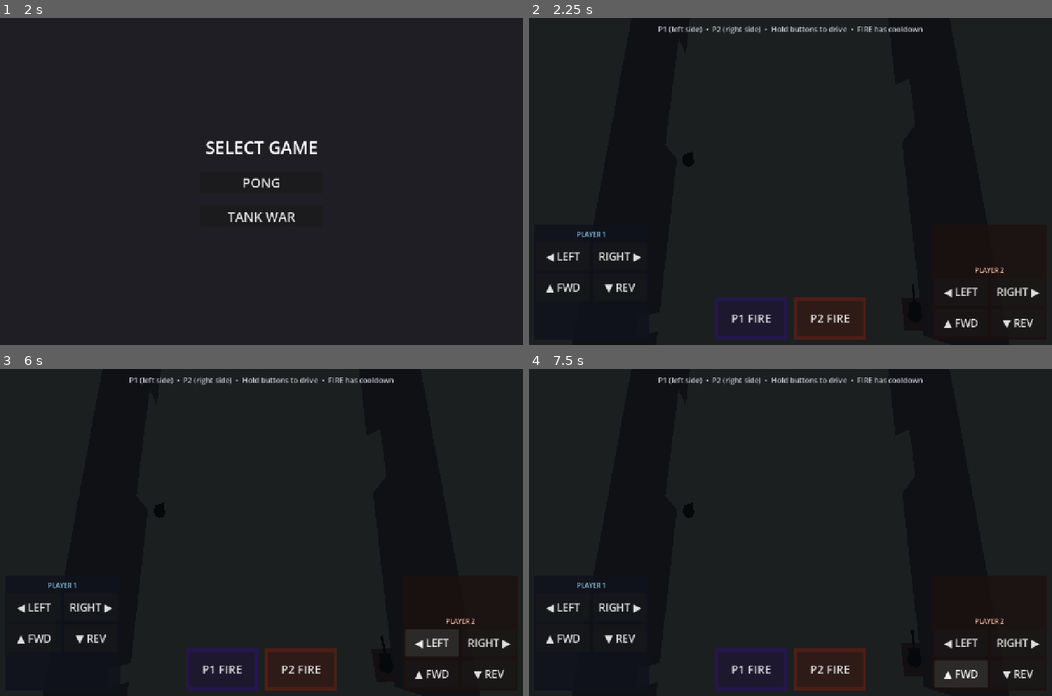
Above: before the commit, frames 1-4 (two rows, left to right).
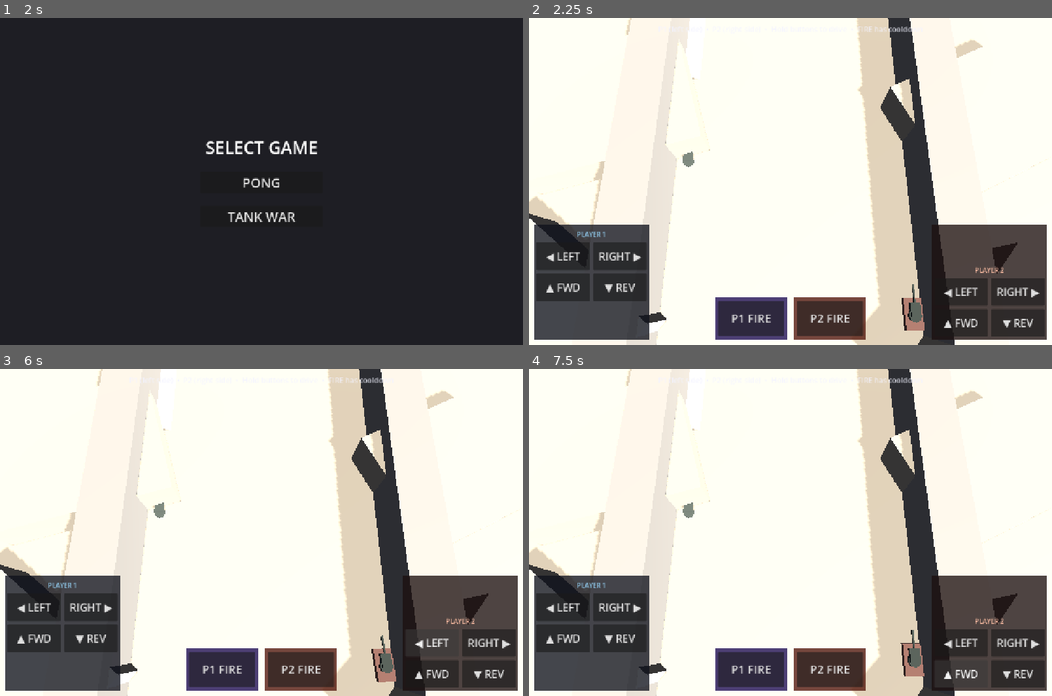
Above: after the commit, the same moments.

Repository: jensbroecher/tabletparty
Game: Godot game, scene res://scenes/ui/SetupScreen.tscn
The game is run twice, just before and just after one commit, with the same random seed, the same clock (stepped at 60 frames per second) and the same inputs.
Inputs (mouse positions are in pixels of both pictures, inside the frame that each line leads up to):
- Up to frame 1 (2 s): click (266, 138) at 0.52 s; type "Alex" at 0.6 s; click (266, 152) at 0.75 s; type "Alex" at 0.83 s; click "CONTINUE" at 1.25 s
- Up to frame 2 (2.25 s): click "TANK WAR" at 2 s
- Up to frame 3 (6 s): click "◀ LEFT" at 2.75 s; click "RIGHT ▶" at 3.5 s; click "▲ FWD" at 4.25 s; click "▼ REV" at 5 s; click "◀ LEFT" at 5.75 s
- Up to frame 4 (7.5 s): click "RIGHT ▶" at 6.5 s; click "▲ FWD" at 7.25 s

Frame 1 is identical in both runs. In frame 2, 89% of the frame differs, in the area x 0-100%, y 0-100%; in frame 3, 89%; in frame 4, 89%.

Commit message:
Tank War: reduce jagged/pixelated shadows in top-down view
- Switched DirectionalLight to 4-split shadows with tuned split distances
- Increased shadow_bias and shadow_normal_bias
- Lowered shadow_opacity to 0.55 + high shadow_blur (2.5-3.0) to soften aliasing
- Raised light higher for better shadow map resolution across large map
- Added _tune_topdown_shadows() runtime helper for reliability on this platform

Diff:
--- a/scenes/tank_war/TankWar.gd
+++ b/scenes/tank_war/TankWar.gd
@@ -58,13 +58,16 @@
 	if camera:
 		_setup_topdown_camera()
 
+	# Tune shadows for top-down view (reduces jagged/pixelated look on large map)
+	_tune_topdown_shadows()
+
 	# Give the 3D world a bit of sky color so empty space isn't pure black
 	var we = $WorldEnvironment
 	if we and we.environment:
 		we.environment.background_mode = Environment.BG_COLOR
-		we.environment.background_color = Color(0.18, 0.22, 0.28, 1)
-		we.environment.ambient_light_color = Color(0.65, 0.68, 0.75, 1)
-		we.environment.ambient_light_energy = 1.15
+		we.environment.background_color = Color(0.32, 0.35, 0.42, 1)
+		we.environment.ambient_light_color = Color(0.75, 0.78, 0.85, 1)
+		we.environment.ambient_light_energy = 1.8
 
 # Safe explicit wiring for Player 1 (left side)
 func _wire_p1_buttons():
@@ -175,3 +178,20 @@
 		fire_p2_btn.disabled = not ready
 		fire_p2_btn.modulate = Color(1, 1, 1, 1) if ready else Color(0.6, 0.6, 0.6, 0.7)
 		fire_p2_btn.text = "P2 FIRE" if ready else "RELOAD"
+
+# Improves shadow quality for the high top-down camera (reduces jagged/pixelated edges)
+func _tune_topdown_shadows():
+	var light = $DirectionalLight3D
+	if not light:
+		return
+
+	light.directional_shadow_mode = DirectionalLight3D.SHADOW_PARALLEL_4_SPLITS
+	light.directional_shadow_split_1 = 0.08
+	light.directional_shadow_split_2 = 0.25
+	light.directional_shadow_split_3 = 0.6
+
+	light.shadow_bias = 0.12
+	light.shadow_normal_bias = 3.0
+	light.shadow_opacity = 0.55          # Lower = softer / less obvious jaggies
+	light.shadow_blur = 3.0              # Higher blur helps hide aliasing on mobile
+	light.shadow_enabled = true
--- a/scenes/tank_war/TankWar.tscn
+++ b/scenes/tank_war/TankWar.tscn
@@ -4,16 +4,16 @@
 
 [sub_resource type="Environment" id="Environment_1"]
 background_mode = 1
-ambient_light_color = Color(0.65, 0.68, 0.75, 1)
-ambient_light_energy = 1.15
+ambient_light_color = Color(0.75, 0.78, 0.85, 1)
+ambient_light_energy = 1.8
 
 [sub_resource type="StandardMaterial3D" id="GroundMat"]
 albedo_color = Color(0.68, 0.62, 0.52, 1)
 roughness = 0.85
 
 [sub_resource type="StandardMaterial3D" id="WallMat"]
-albedo_color = Color(0.45, 0.42, 0.38, 1)
-roughness = 0.85
+albedo_color = Color(0.58, 0.55, 0.50, 1)
+roughness = 0.8
 
 [sub_resource type="BoxShape3D" id="WorldFloorShape"]
 size = Vector3(300, 4, 300)
@@ -25,9 +25,17 @@
 environment = SubResource("Environment_1")
 
 [node name="DirectionalLight3D" type="DirectionalLight3D" parent="."]
-transform = Transform3D(0.866025, -0.433013, 0.25, 0.5, 0.75, -0.433013, 0, 0.5, 0.866025, 0, 20, 0)
-light_energy = 2.0
+transform = Transform3D(0.707, -0.5, 0.5, 0, 0.707, 0.707, -0.707, -0.5, 0.5, 0, 85, 30)
+light_energy = 3.0
 shadow_enabled = true
+directional_shadow_mode = 2
+directional_shadow_split_1 = 0.08
+directional_shadow_split_2 = 0.25
+directional_shadow_split_3 = 0.6
+shadow_bias = 0.1
+shadow_normal_bias = 2.5
+shadow_opacity = 0.6
+shadow_blur = 2.5
 
 [node name="Level" type="CSGCombiner3D" parent="."]
 use_collision = true
